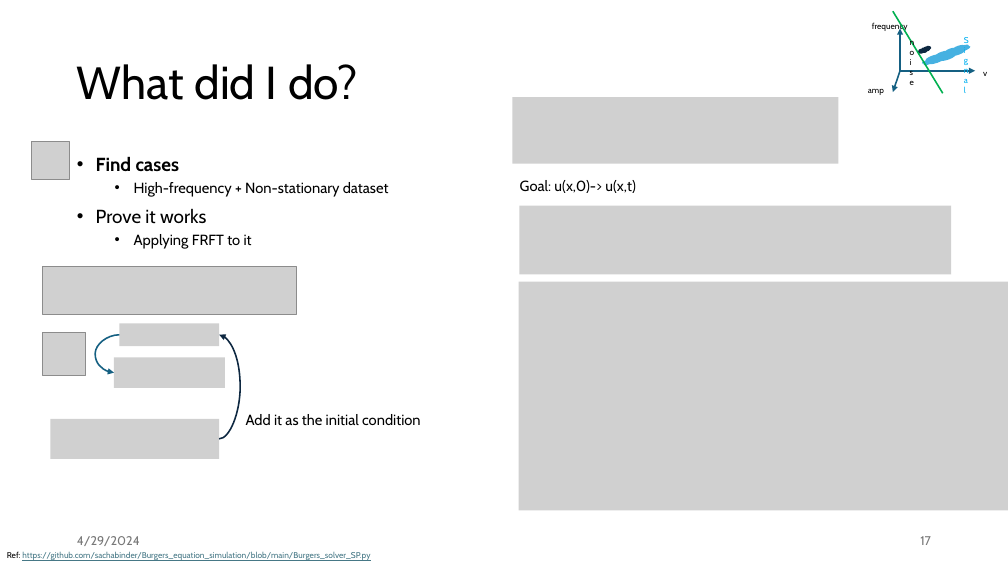
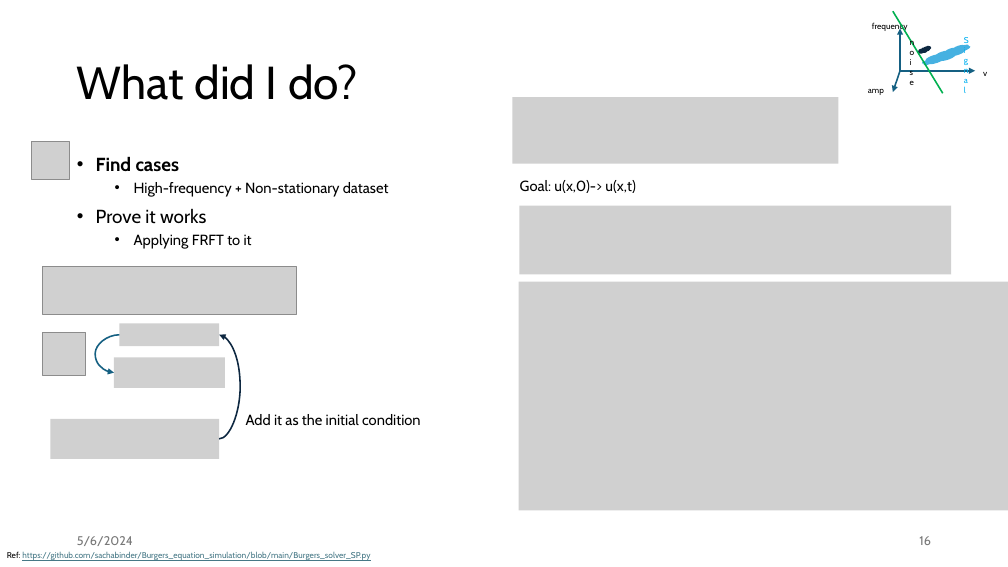
Before and after one commit to suweiyang0106/FRFTNO---Project, a slide deck: slide 16 of Result/Project presentation.pptx (slide 17 before the commit). Drawn at 1008x567 pixels with LibreOffice and Linux fonts; fonts in the diff are those of the drawing; grey boxes stand for pictures; background and template pictures are left out. Boxes give left, top, right and bottom in pixels: in the first picture for what was removed or moved away, otherwise in the second. Text is boxed around its words. In the diff, an @@ line names an element or a change of style, - is before the commit and + after.

```diff
--- a/Result/Project presentation.pptx
+++ b/Result/Project presentation.pptx
@@ text at [77,536,133,546]: text changed @@
-4/29/2024
+5/6/2024
@@ page number at [919,536,931,545]: text changed @@
-17
+16
```
Also in this commit, not shown: 28 other slides changed, 5 slides removed, 1 other file.
